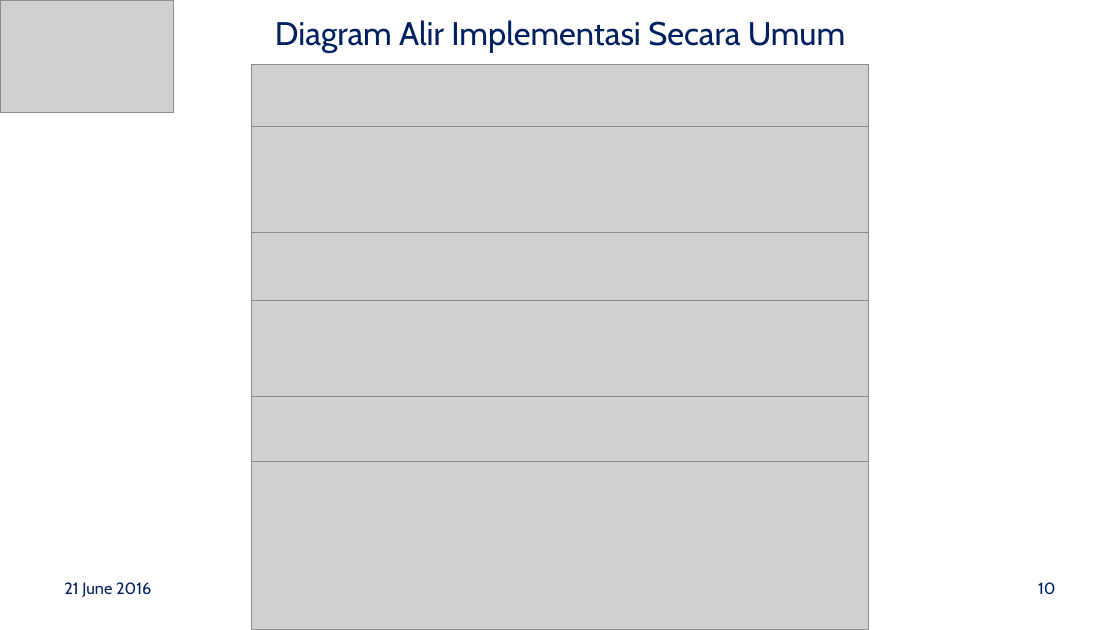
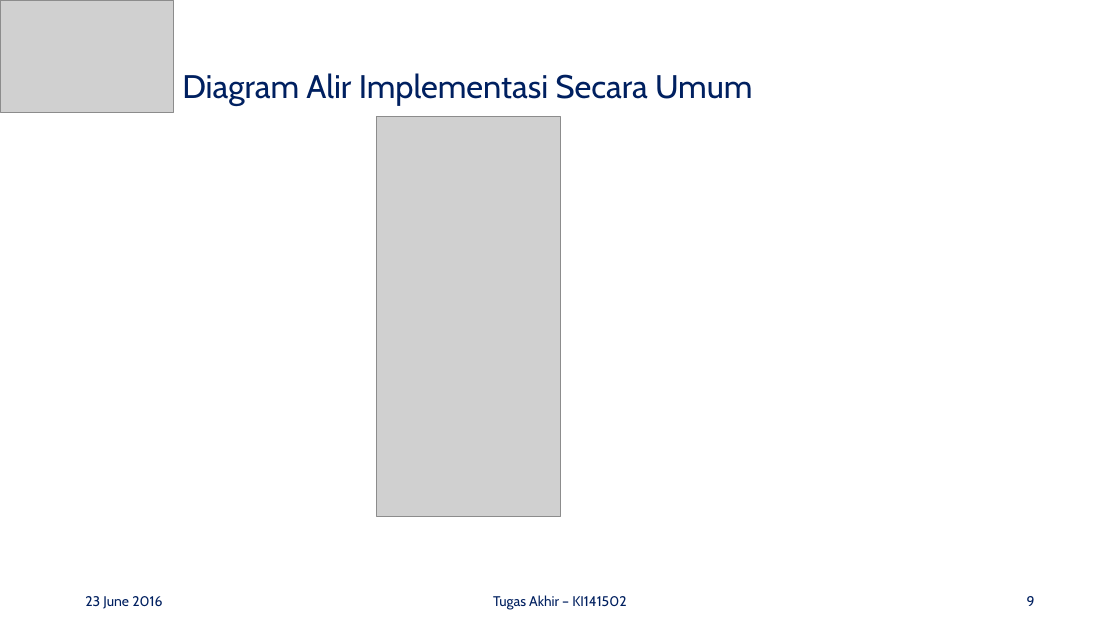
Before and after one commit to mustofa27/tugasAkhir, a slide deck: slide 9 of Bismillah Buku TA/Presentasi-TA_Ahmad-Mustofa_5112100100.pptx (slide 10 before the commit). Drawn at 1120x630 pixels with LibreOffice and Linux fonts; fonts in the diff are those of the drawing; grey boxes stand for pictures; background and template pictures are left out. Boxes give left, top, right and bottom in pixels: in the first picture for what was removed or moved away, otherwise in the second. Text is boxed around its words. In the diff, an @@ line names an element or a change of style, - is before the commit and + after.

```diff
--- a/Bismillah Buku TA/Presentasi-TA_Ahmad-Mustofa_5112100100.pptx
+++ b/Bismillah Buku TA/Presentasi-TA_Ahmad-Mustofa_5112100100.pptx
@@ title "Diagram Alir Implementasi Secara Umum": place and size @@
-title "Diagram Alir Implementasi Secara Umum" at [275, 20, 845, 53]
+title "Diagram Alir Implementasi Secara Umum" at [182, 73, 752, 106]
@@ title "Diagram Alir Implementasi Secara Umum" at [182, 73, 752, 106]: alignment centre to left; line spacing 1 to 0.9 @@
@@ picture removed at [252, 65, 869, 128] @@
@@ picture added at [376, 117, 560, 517] @@
@@ picture removed at [252, 127, 869, 233] @@
@@ picture removed at [252, 233, 869, 301] @@
@@ picture removed at [252, 300, 869, 396] @@
@@ picture removed at [252, 396, 869, 461] @@
@@ picture removed at [252, 461, 869, 628] @@
@@ text "23 June 2016" at [85, 596, 162, 609]: vertical alignment top to middle @@
@@ text at [85, 596, 162, 609]: text changed; size 14 to 12 pt @@
-21 June 2016
+23 June 2016
@@ text added at [493, 595, 626, 610], 12 pt, text #002060 @@
+Tugas Akhir – KI141502
@@ page number at [1027, 596, 1035, 606]: vertical alignment top to middle @@
@@ page number at [1027, 596, 1035, 606]: text changed; size 14 to 12 pt @@
-10
+9
```
Also in this commit, not shown: 42 other slides changed, 16 slides added, 8 slides removed, 2 other files.
